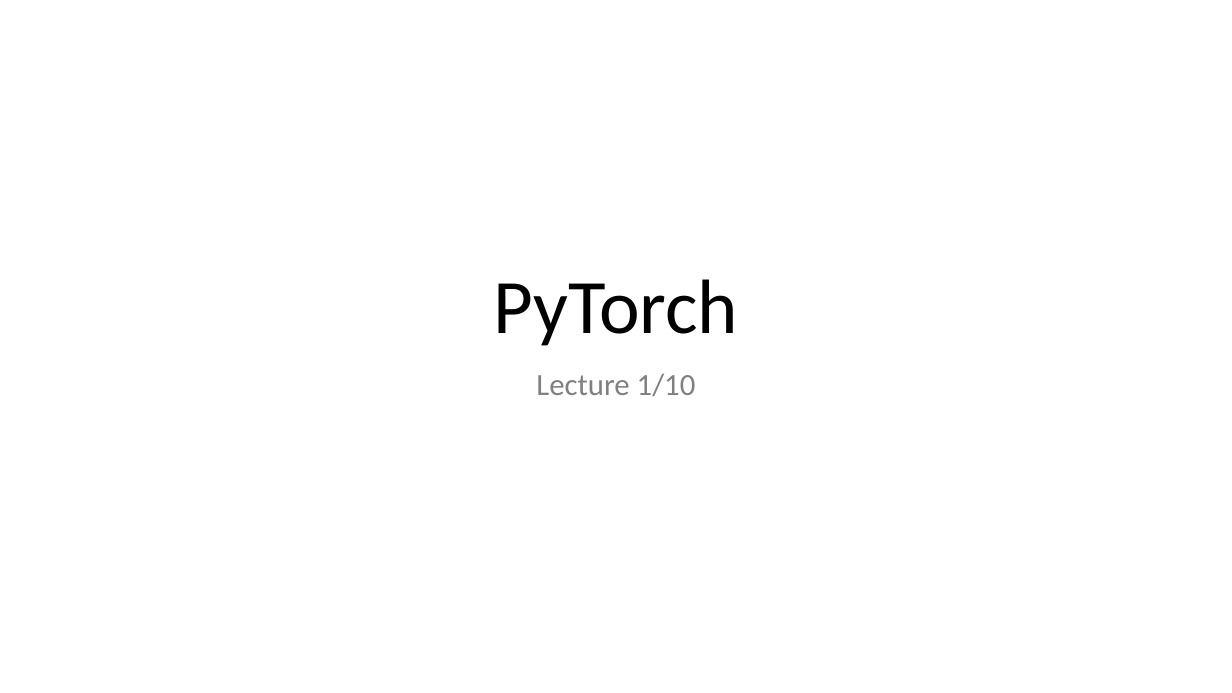
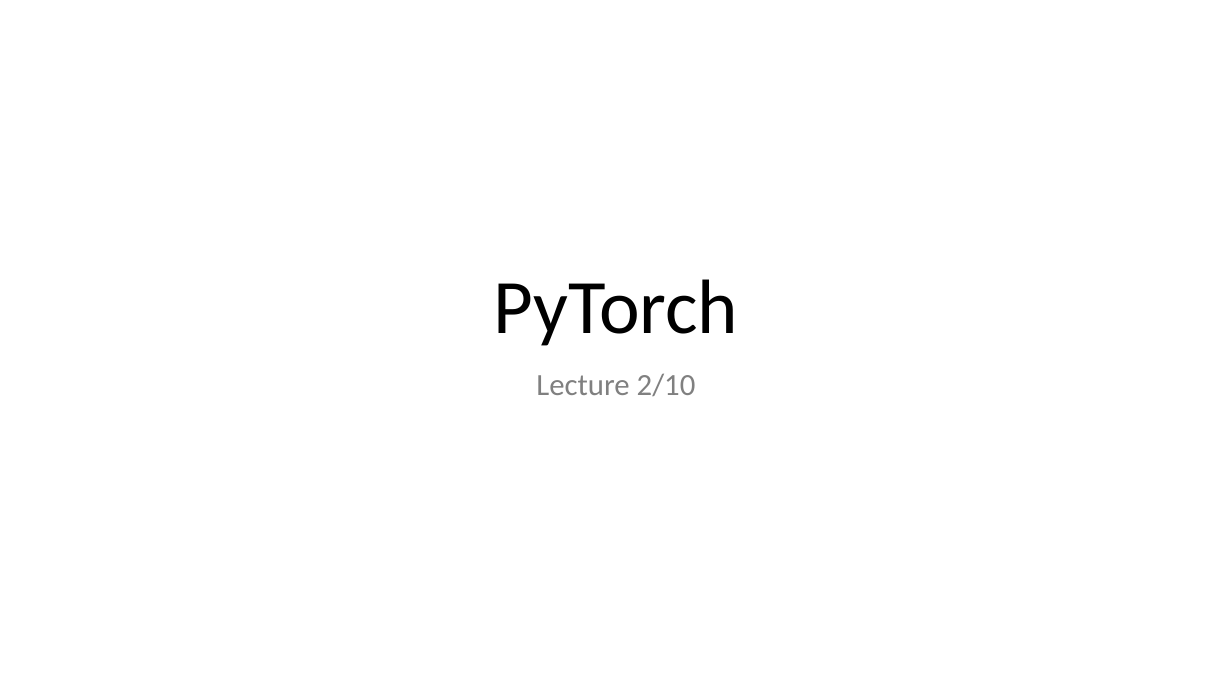
Before and after one commit to MICS-Lab/DeepLearningCourse, a slide deck: slide 1 of Slides_2.pptx. Drawn at 1232x693 pixels with LibreOffice and Linux fonts; fonts in the diff are those of the drawing. Boxes give left, top, right and bottom in pixels: in the first picture for what was removed or moved away, otherwise in the second. Text is boxed around its words. In the diff, an @@ line names an element or a change of style, - is before the commit and + after.

Commit message:
typo

```diff
--- a/Slides_2.pptx
+++ b/Slides_2.pptx
@@ subtitle at box(536, 373, 696, 396): text changed @@
-Lecture 1/10
+Lecture 2/10
```
